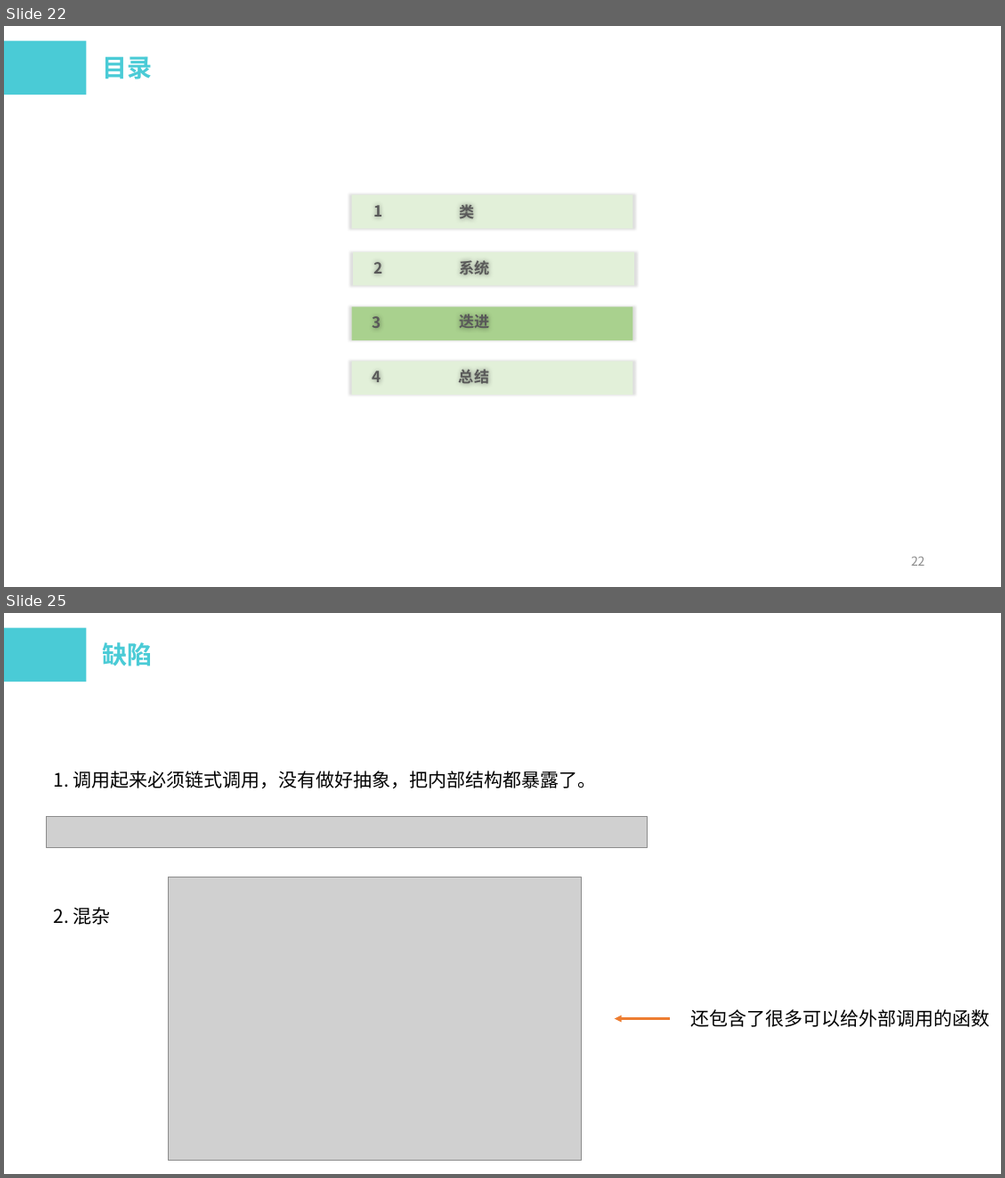
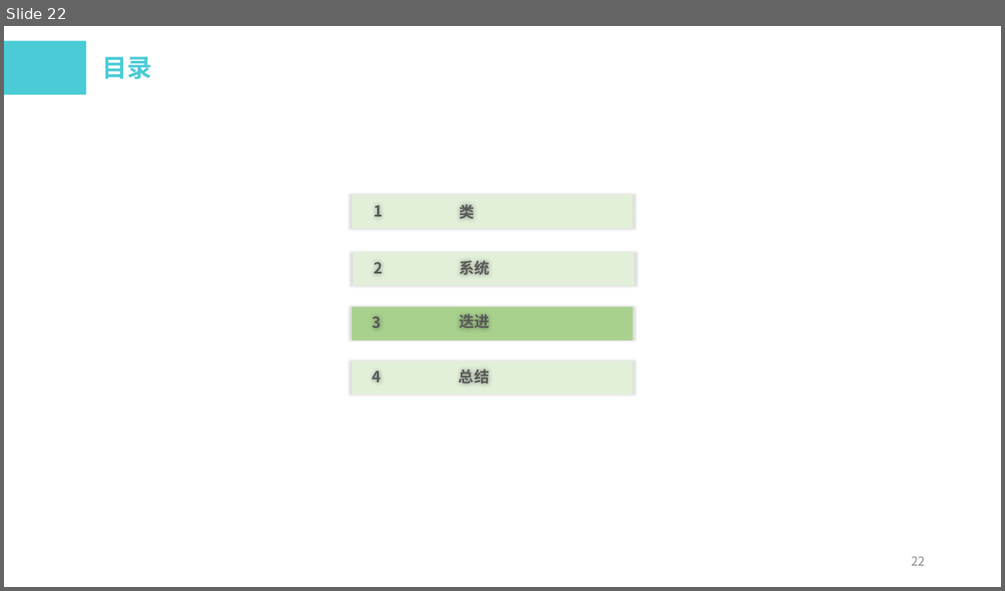
Before and after one commit to wangxm47/Transfer-folder, a slide deck: 前端学习班第4期.pptx. Shown one above the other, each under a label of ours: slides 22 and 25 before the commit, slide 22 after it; the slides between them are not shown. The pictures are 1005x1178 and 1005x591 pixels, drawn with LibreOffice and Linux fonts; fonts in the diff are those of the drawing; grey boxes stand for pictures; background and template pictures are left out. Boxes give left, top, right and bottom in pixels: in the first picture for what was removed or moved away, otherwise in the second. Text is boxed around its words. In the diff, an @@ line names an element or a change of style, - is before the commit and + after.

```diff
--- a/前端学习班第4期.pptx
+++ b/前端学习班第4期.pptx
@@ slide 25 removed at (4,613,1001,1174), background #FFFFFF @@
@@ rectangle removed at (4,628,86,682) @@
@@ text removed at (102,642,152,666) @@
-缺陷
@@ text removed at (54,771,597,788) @@
-1. 调用起来必须链式调用，没有做好抽象，把内部结构都暴露了。
@@ picture removed at (46,817,647,847) @@
@@ picture removed at (169,877,582,1159) @@
@@ text removed at (54,907,111,925) @@
-2. 混杂
@@ text removed at (691,1009,990,1027) @@
-还包含了很多可以给外部调用的函数
@@ arrow removed from (670, 1018) to (615, 1018) @@
```
Also in this commit, not shown: 2 slides changed, 5 slides added, 4 other slides removed.
